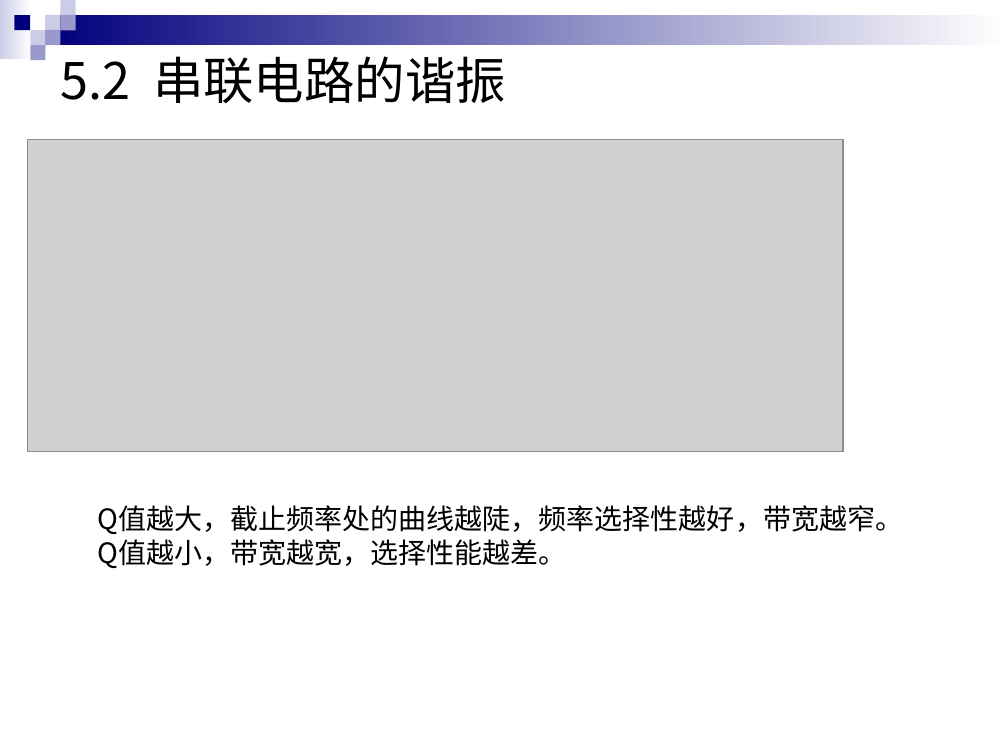
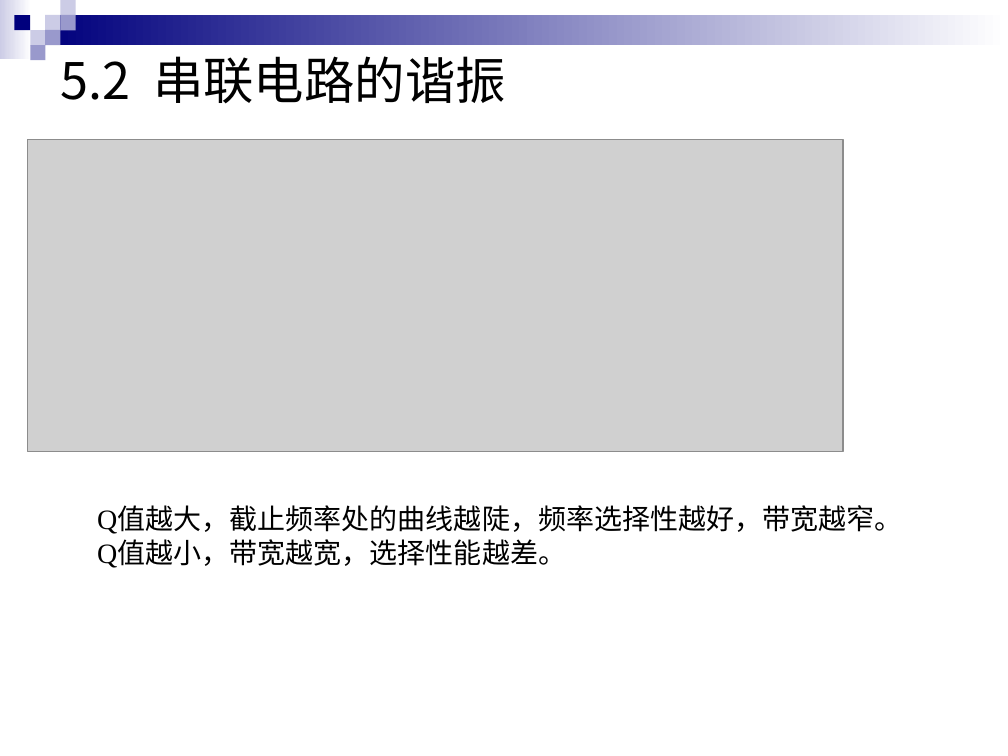
Before and after one commit to HITSZ-OpenAuto/EE1011A, a slide deck: slide 17 of materials/2022暑期电路补习（全9讲）资料/电路复习5 频率特性和谐振现象/电路复习5.pptx. Drawn at 1008x756 pixels with LibreOffice and Linux fonts; fonts in the diff are those of the drawing; grey boxes stand for pictures. Boxes give left, top, right and bottom in pixels: in the first picture for what was removed or moved away, otherwise in the second. Text is boxed around its words. In the diff, an @@ line names an element or a change of style, - is before the commit and + after.

```diff
--- a/materials/2022暑期电路补习（全9讲）资料/电路复习5 频率特性和谐振现象/电路复习5.pptx
+++ b/materials/2022暑期电路补习（全9讲）资料/电路复习5 频率特性和谐振现象/电路复习5.pptx
@@ text "Q值越大，截止频率处的曲线越陡，频率选择性越好，带宽越窄。" at (97, 508, 903, 568): font Noto Sans CJK SC to Times New Roman @@
```
Also in this commit, not shown: 7 other slides changed, 4 slides added, 4 slides removed, 1 other file.
